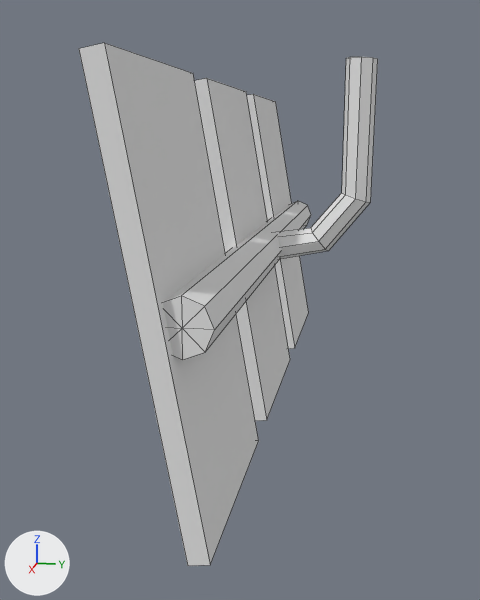
Before and after pictures for a commit that changed the Blender file data/mesh/items/screens.blend.
Rendered twice from a camera (50 mm lens) standing at (1.395, 0.973, 0.903) and looking at (0.534, 0.8, 0.688). The lights are fixed; the arrows at lower left show +X, +Y and +Z. Mesh edges are drawn as thin lines.
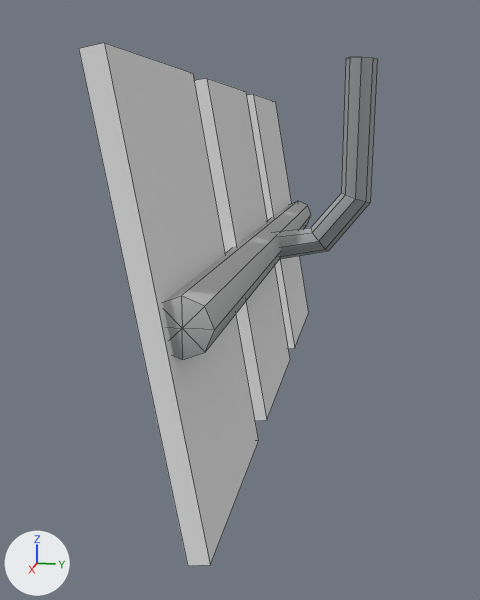
Boxes (x1, y1, x2, y2) around the edits, measured in the pictures (480 x 600 px; the box of a moved part takes in the faces that stretch with it):
```json
{"object": "Circle.001", "change": "recoloured", "before": [275, 57, 378, 259], "after": [275, 57, 378, 259]}
{"part": 1, "of": "me_circle", "change": "moved or reshaped", "before": [163, 201, 297, 328], "after": [163, 201, 297, 328]}
{"part": 2, "of": "me_circle", "change": "recoloured", "before": [164, 201, 311, 360], "after": [164, 201, 311, 360]}
```

Scene script edits in JSON lines:
```json
{"op": "add", "block": "img_screens_png", "code": ["img_screens_png = load_image('screens.png', '../../textures/items/screens.png', 256, 256, 'Non-Color')"]}
{"op": "add", "block": "mat_screens_png", "code": ["mat_screens_png = principled_material('screens.png')", "mat_screens_png.texture = img_screens_png"]}
{"block": "me_circle_001", "where": "me_circle_001.from_pydata(...)  # 32 vertices, 24 faces; spans x -0.195..0.017, y -0.148..0.078, z -0.02..0.02"}
{"op": "add", "block": "me_circle_001", "code": "me_circle_001.materials.append(mat_screens_png)  # picture img_screens_png"}
{"block": "me_circle", "where": "me_circle.from_pydata(...)  # 32 vertices, 24 faces; spans x -0.296..0.303, y -0.02..0.02, z -0.02..0.02"}
{"block": "me_circle", "where": "# used by ob_circle; location = (0.5, 0.828, 0.756); rotation_euler = (1.571, 0.0, 0.0), in degrees (90, 0, 0); scale = (1.34, 1.34, 1.34)"}
{"block": "me_circle", "where": "# verts and faces of me_circle; kept vertices keep their numbers, new ones are numbered from 32"}
{"block": "me_circle", "where": "# before: 0 (0.303, 0.014, 0.014), 7 (0.303, 0.02, 0.0) at pixel (181, 295), 8 (-0.296, 0.014, 0.014), 15 (-0.296, 0.02, 0.0) at pixel (297, 200), 16 (0.303, 0.0, 0.0) at pixel (182, 328)"}
{"block": "me_circle", "where": "# before: 23 (0.303, 0.0, 0.0) at pixel (182, 328), 24 (-0.296, 0.0, 0.0), 31 (-0.296, 0.0, 0.0)"}
{"block": "me_circle", "change": "me_circle part 1"}
{"op": "add", "block": "me_circle", "code": "delete_faces([(0, 8, 15, 7), (0, 7, 23, 16), (8, 24, 31, 15)])"}
{"op": "add", "block": "me_circle", "code": "faces += [(0, 7, 15, 8), (0, 16, 23, 7), (8, 15, 31, 24)]"}
{"block": "me_circle", "change": "me_circle part 2: 24 faces spanning x -0.296..0.303, y -0.02..0.02, z -0.02..0.02 switch from no material to mat_screens_png (picture img_screens_png)"}
```
